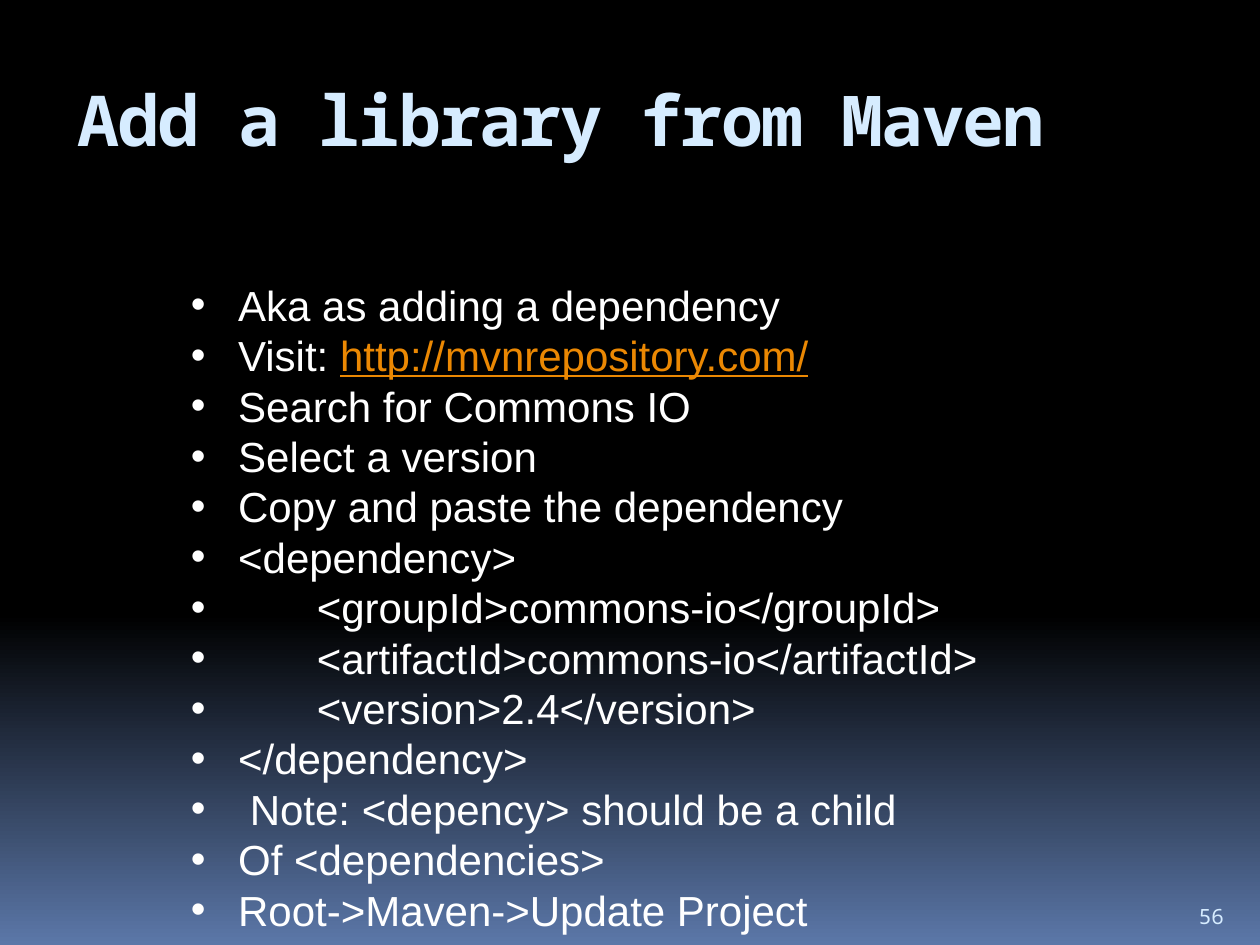
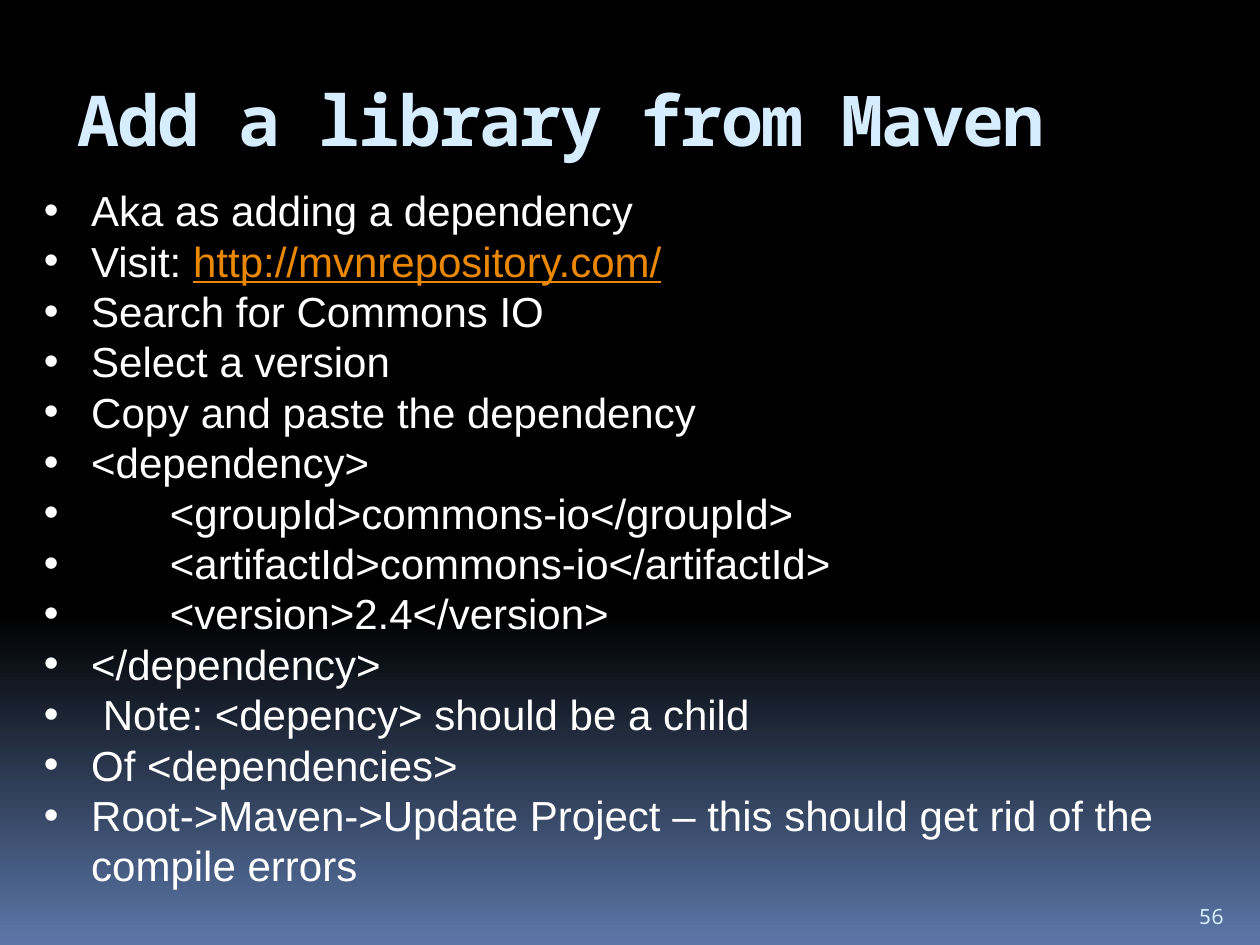
Before and after one commit to hchan/comp2613, a slide deck: slide 56 of coursePresentation.pptx. Drawn at 1260x945 pixels with LibreOffice and Linux fonts; fonts in the diff are those of the drawing. Boxes give left, top, right and bottom in pixels: in the first picture for what was removed or moved away, otherwise in the second. Text is boxed around its words. In the diff, an @@ line names an element or a change of style, - is before the commit and + after.

```diff
--- a/coursePresentation.pptx
+++ b/coursePresentation.pptx
@@ text "Aka as adding a dependency" moved from (x1=238, y1=290, x2=977, y2=934) to (x1=91, y1=195, x2=1153, y2=890) @@
@@ text at (x1=91, y1=800, x2=1153, y2=890): text changed @@
-• Root->Maven->Update Project
+• Root->Maven->Update Project – this should get rid of the compile errors
```
Also in this commit, not shown: 1 other slide changed, 1 other file.
